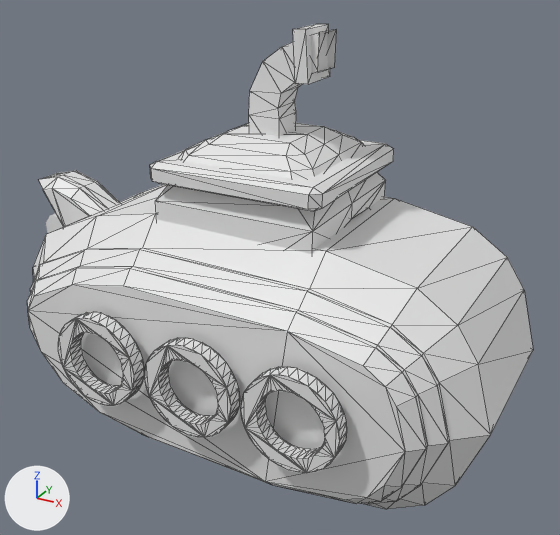
The glTF model public/models/submarine.glb, before and after one commit.
Rendered twice from a 50 mm lens placed at (4.63, -8.78, 8.33), pointed at (0.65, -1.54, 4.71). The axes (+X, +Y, +Z) are drawn at lower left. The lights are the same throughout. Mesh edges are drawn as thin lines on the coarser meshes. Where no turn or scale is listed for an object, it has been applied to the vertices. Vertices at the same position are counted once.

Script lines for the objects in view, before the commit:
```python
me_cylinder = bpy.data.meshes.new('Cylinder')
me_cylinder.from_pydata(...)  # 128 vertices, 256 faces; spans x -0.73..0.304, y 0.294..0.461, z -0.517..0.517
me_cylinder_002 = bpy.data.meshes.new('Cylinder.002')
me_cylinder_002.from_pydata(...)  # 128 vertices, 256 faces; spans x -0.73..0.304, y 0.294..0.461, z -0.517..0.517
me_cylinder_003 = bpy.data.meshes.new('Cylinder.003')
me_cylinder_003.from_pydata(...)  # 128 vertices, 256 faces; spans x -0.73..0.304, y 0.294..0.461, z -0.517..0.517
me_plane_001 = bpy.data.meshes.new('Plane.001')
me_plane_001.from_pydata(...)  # 102 vertices, 200 faces; spans x -1.0..0.33, y -0.42..0.22, z -1.74..0.88
me_plane_002 = bpy.data.meshes.new('Plane.002')
me_plane_002.from_pydata(...)  # 216 vertices, 428 faces; spans x -2.99..2.77, y -1.47..1.51, z 0.05..3.2
ob_cylinder = bpy.data.objects.new('Cylinder', me_cylinder)
ob_cylinder.location = (0.87, -3.76, 4.1)
ob_cylinder_001 = bpy.data.objects.new('Cylinder.001', me_cylinder_002)
ob_cylinder_001.location = (2.01, -3.76, 4.1)
ob_cylinder_002 = bpy.data.objects.new('Cylinder.002', me_cylinder_003)
ob_cylinder_002.location = (-0.31, -3.76, 4.1)
ob_plane = bpy.data.objects.new('Plane', me_plane_001)
ob_plane.location = (-1.94, -1.35, 4.47)
ob_plane_001 = bpy.data.objects.new('Plane.001', me_plane_002)
ob_plane_001.location = (0.68, 0.0, 3.99)
ob_plane_001.rotation_euler = (1.571, 0.0, 0.0)  # degrees (90, 0, 0)
# also in view: 'Cube.002' at (0.85, -1.67, 6.75); 'Cube.001' at (0.64, -1.64, 5.62); 'Cube.003' at (1.09, -1.69, 7.17); 'Cube' at (0.67, -1.66, 5.99)
```
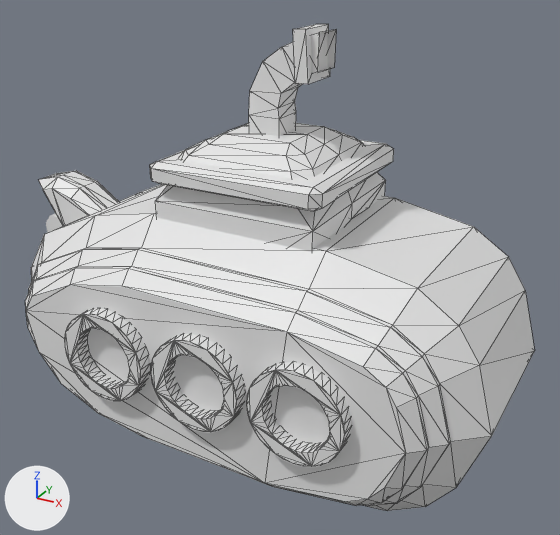
Edits to the bpy script that builds the scene:
```text
Change me_cylinder_003:
    used by ob_cylinder_002; location = (-0.31, -3.76, 4.1)
    remove me_cylinder_003.from_pydata(...)  # 128 vertices, 256 faces; spans x -0.73..0.304, y 0.294..0.461, z -0.517..0.517
    add me_cylinder_003.from_pydata(...)  # 384 vertices, 768 faces; spans x -1.69..1.667, y -0.083..0.083, z -0.517..0.517
    me_cylinder_003 part 1: 128 vertices removed from x -0.73..0.304, y 0.294..0.461, z -0.517..0.517; 384 vertices added at x -1.69..1.667, y -0.083..0.083, z -0.517..0.517
Change ob_plane_001:
    ob_plane_001.scale: (1.0, 1.0, 1.0) -> (1.01, 1.01, 1.01)
Remove ob_cylinder:
    ob_cylinder = bpy.data.objects.new('Cylinder', me_cylinder)
    ob_cylinder.location = (0.87, -3.76, 4.1)
Remove ob_cylinder_001:
    ob_cylinder_001 = bpy.data.objects.new('Cylinder.001', me_cylinder_002)
    ob_cylinder_001.location = (2.01, -3.76, 4.1)
Change ob_cylinder_002:
    ob_cylinder_002.location: (-0.31, -3.76, 4.1) -> (0.65, -3.28, 4.1)
```

Boxes [x1, y1, x2, y2] around the edits, measured in the pictures (560 x 535 px):
'Plane.001', rescaled
    before: [27, 184, 533, 509]
    after: [25, 184, 535, 511]
'Cylinder.002', reshaped, moved (230% wider, 68% taller)
    before: [58, 312, 144, 406]
    after: [65, 308, 351, 467]
'Cylinder.001', deleted
    before: [241, 367, 347, 473]
'Cylinder', deleted
    before: [145, 338, 240, 438]
